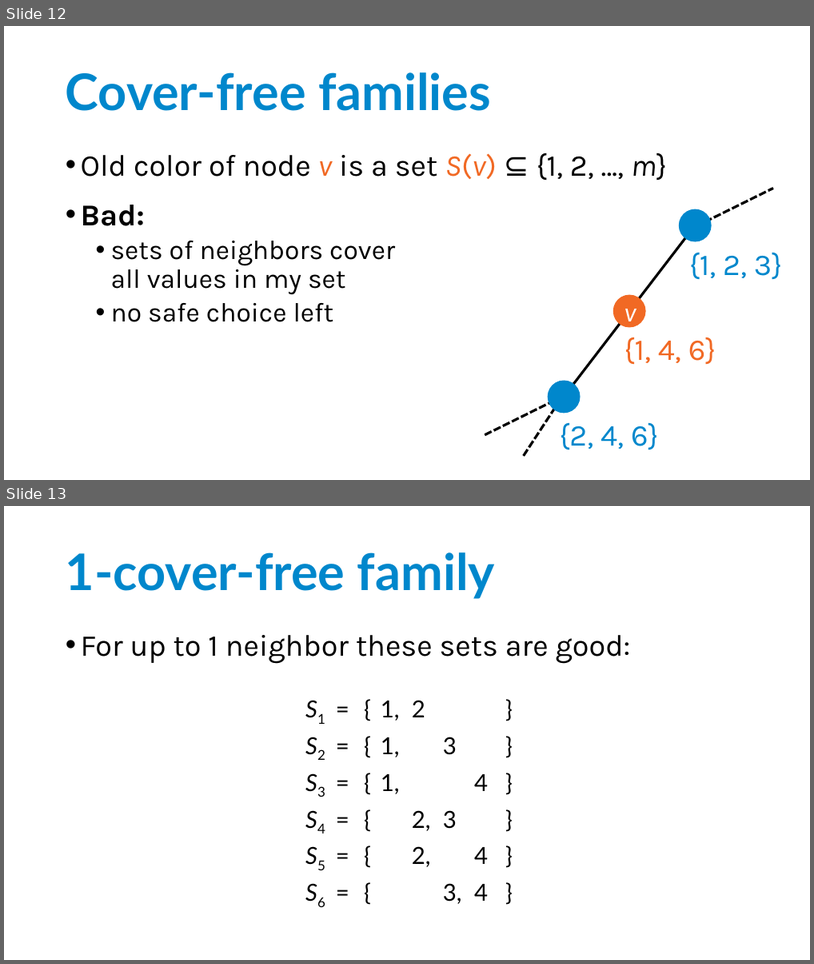
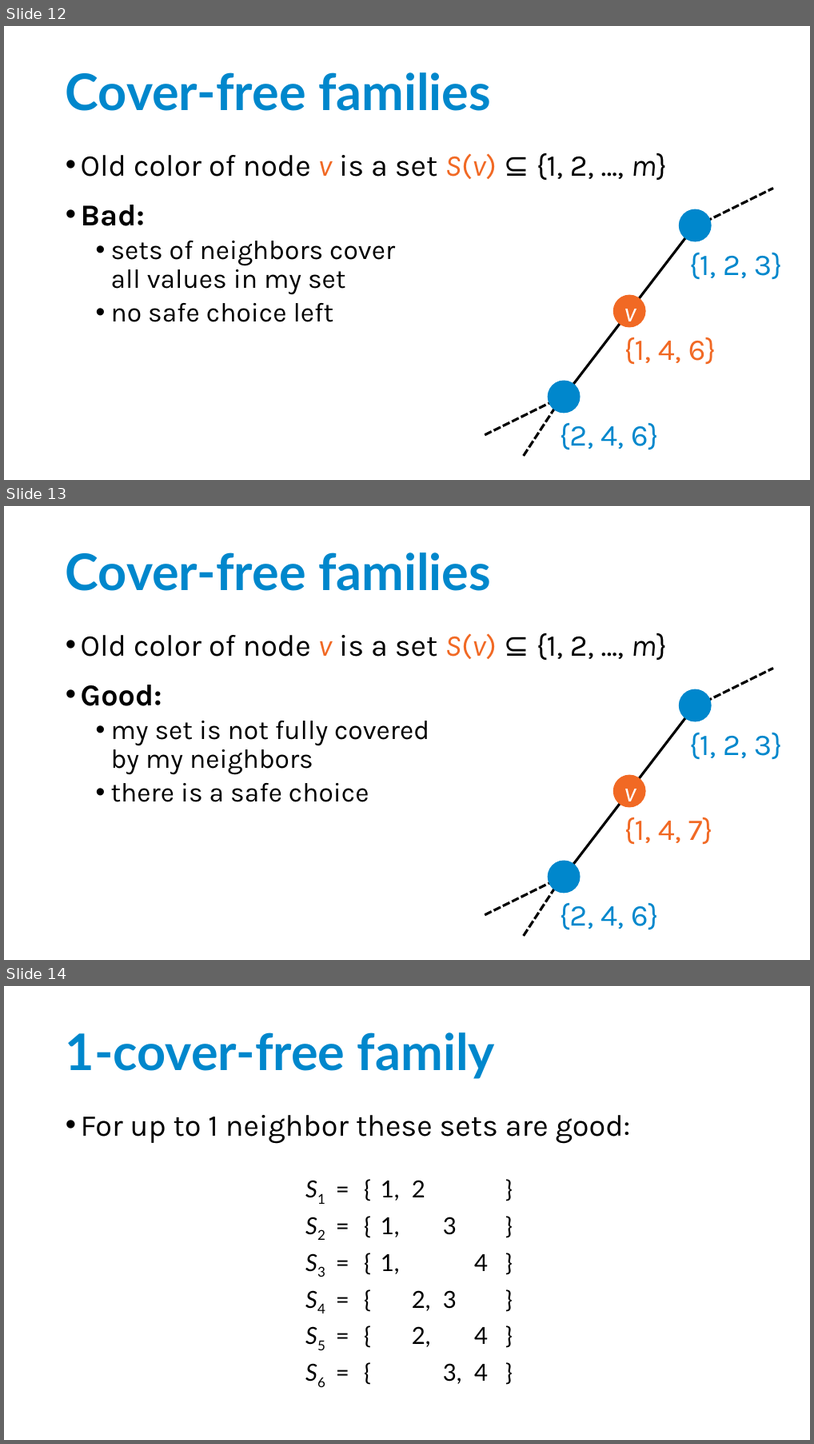
Before and after one commit to suomela/da2020, a slide deck: slides/da2022-lecture-04.pptx. Shown one above the other, each under a label of ours: slides 12 and 13 before the commit, slides 12, 13 and 14 after it. The pictures are 814x964 and 814x1444 pixels, drawn with LibreOffice and Linux fonts; fonts in the diff are those of the drawing. Boxes give left, top, right and bottom in pixels: in the first picture for what was removed or moved away, otherwise in the second. Text is boxed around its words. In the diff, an @@ line names an element or a change of style, - is before the commit and + after.

```diff
--- a/slides/da2022-lecture-04.pptx
+++ b/slides/da2022-lecture-04.pptx
@@ slide 13 added at bbox=[4, 506, 810, 960], background #FFFFFF @@
@@ title added at bbox=[66, 552, 491, 591], 60 pt, text #0087CC, bold @@
+Cover-free families
@@ text added at bbox=[81, 633, 667, 802], 32 pt, text #000000 @@
+• Old color of node v is a set S(v) ⊆ {1, 2, …, m}
+• Good:
+  • my set is not fully covered
+    by my neighbors
+  • there is a safe choice
@@ line added from (696, 706) to (774, 668), #000000 3 pt dashed @@
@@ ellipse added at bbox=[679, 688, 712, 721], fill #0087CC @@
@@ line added from (564, 876) to (695, 705), #000000 3 pt @@
@@ text added at bbox=[690, 732, 782, 759], 36 pt, text #0087CC @@
+{1, 2, 3}
@@ ellipse added at bbox=[614, 775, 646, 808], fill #F16924, 32 pt, text #FFFFFF, italic @@
+v
@@ text added at bbox=[624, 817, 714, 844], 36 pt, text #F16924 @@
+{1, 4, 7}
@@ ellipse added at bbox=[548, 860, 581, 892], fill #0087CC @@
@@ line added from (485, 915) to (562, 876), #000000 3 pt dashed @@
@@ line added from (524, 936) to (562, 876), #000000 3 pt dashed @@
@@ text added at bbox=[559, 902, 659, 930], 36 pt, text #0087CC @@
+{2, 4, 6}
@@ what was slide 13 is now slide 14 @@
```
Also in this commit, not shown: 1 slide changed, 1 other slide added, 1 other file.
